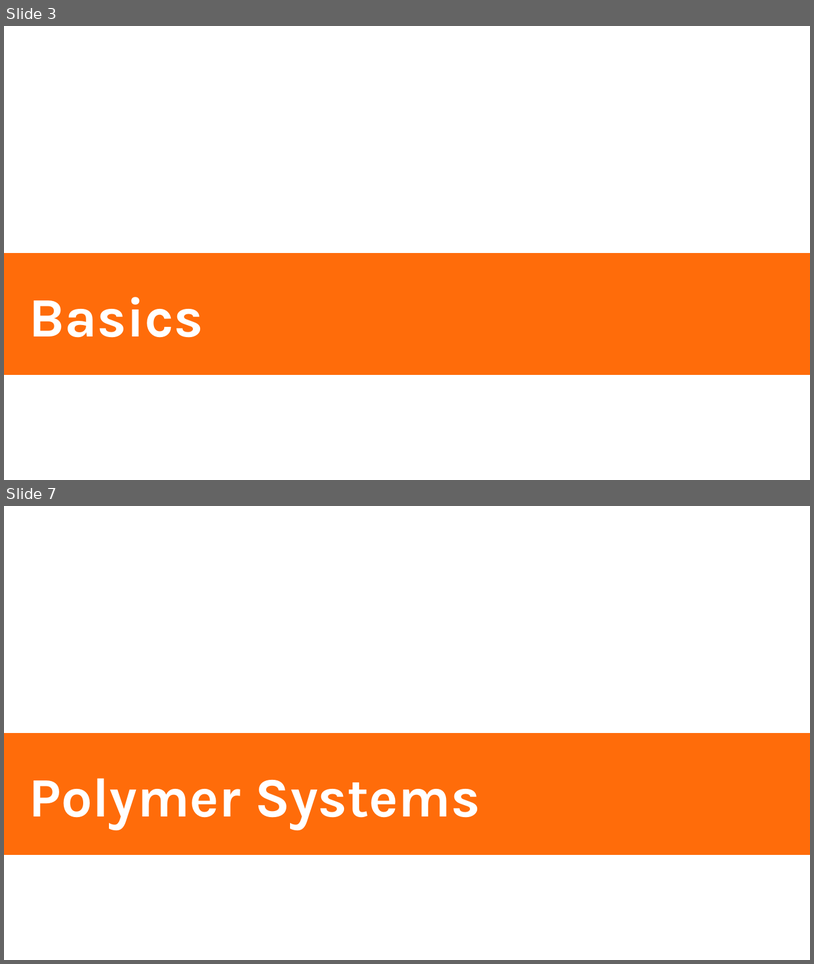
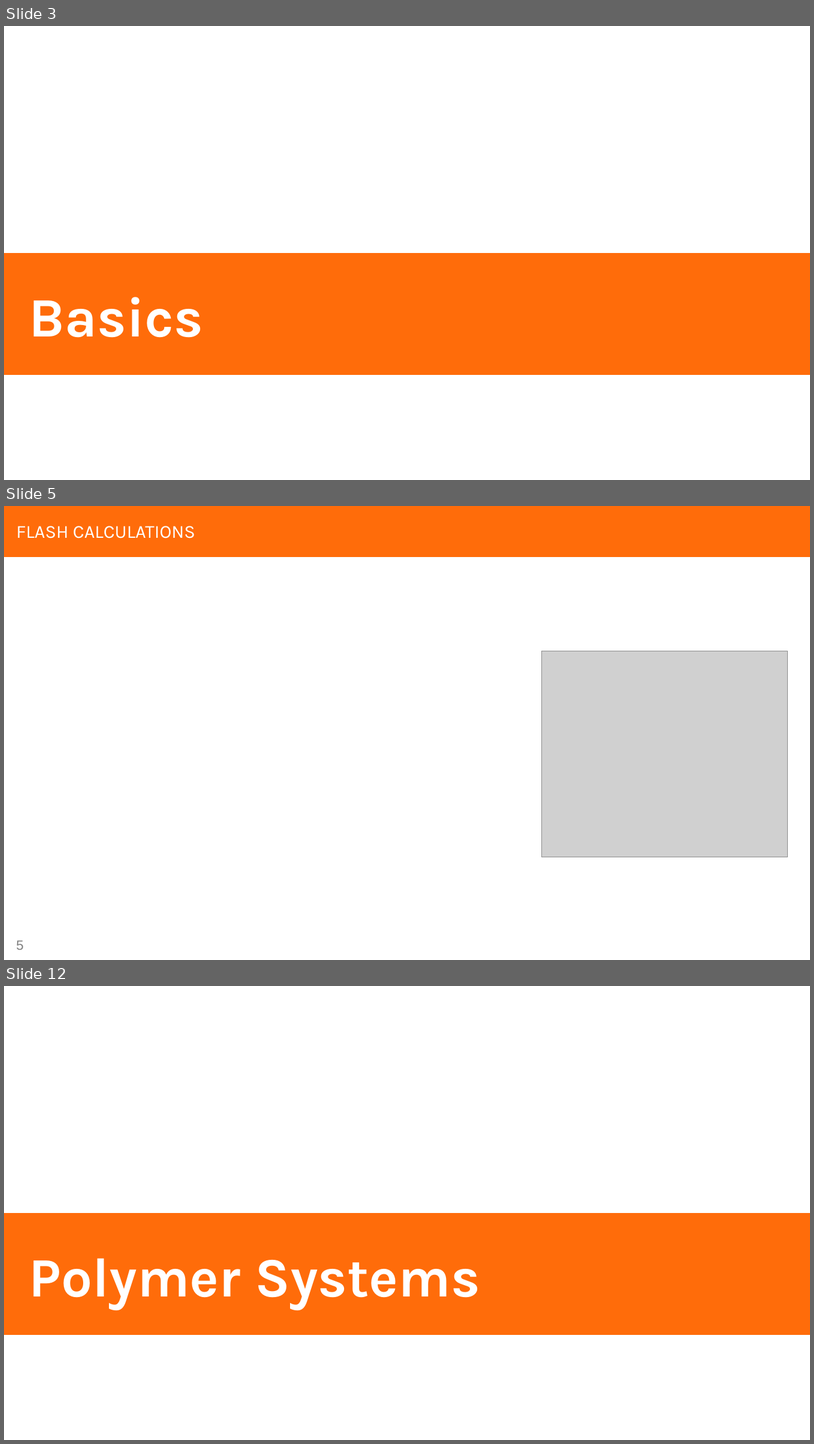
Before and after one commit to zgw-group/polymer_physics_lectures, a slide deck: clapeyron/Clapeyron_tutorial.pptx. Shown one above the other, each under a label of ours: slides 3 and 7 before the commit, slides 3, 5 and 12 after it; the slides between them are not shown. The pictures are 814x964 and 814x1444 pixels, drawn with LibreOffice and Linux fonts; fonts in the diff are those of the drawing; grey boxes stand for pictures. Boxes give left, top, right and bottom in pixels: in the first picture for what was removed or moved away, otherwise in the second. Text is boxed around its words. In the diff, an @@ line names an element or a change of style, - is before the commit and + after.

```diff
--- a/clapeyron/Clapeyron_tutorial.pptx
+++ b/clapeyron/Clapeyron_tutorial.pptx
@@ slide 5 added at (4,506,810,960), background #FFFFFF @@
@@ rectangle added at (4,506,810,557), fill #FF6C0A @@
@@ title added at (16,526,195,538), 22 pt, text #FFFFFF @@
+FLASH CALCULATIONS
@@ picture added at (542,651,789,857) @@
@@ page number added at (16,940,23,949), 16 pt, text #808080 @@
+5
@@ what was slide 7 is now slide 12 @@
```
Also in this commit, not shown: 3 slides changed, 15 other slides added, 3 slides removed.
